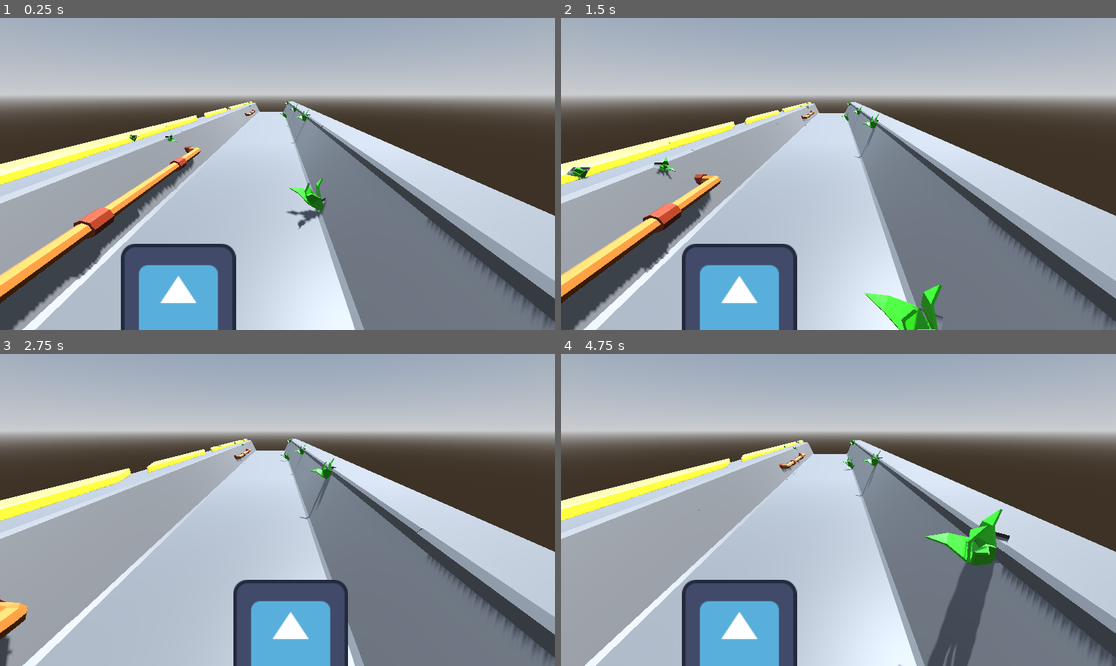
Above: before the commit, frames 1-4 (two rows, left to right).
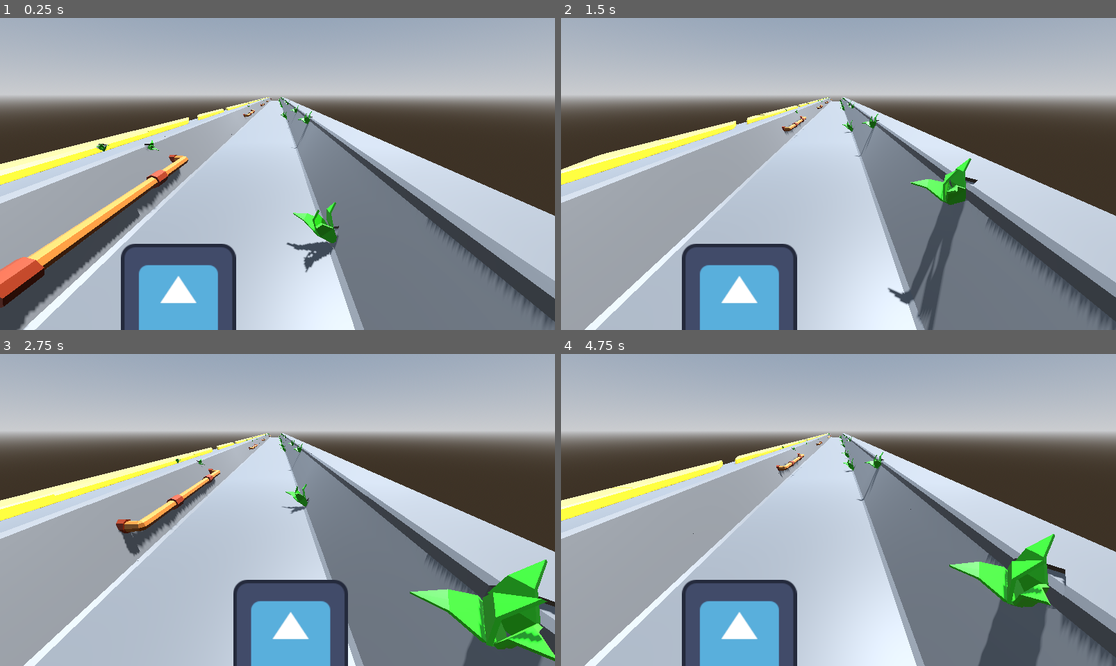
Above: after the commit, the same moments.

Repository: NahuelArrieta/RataSurfer
Game: Godot game, scene res://level/level.tscn
Two runs of this game, one before a commit and one after it. Both use one fixed random seed, a clock stepped at 60 frames per second and the inputs below. The engine's default icon, where the game draws it, is replaced by a stand-in: a white triangle on a blue panel in a dark square.
Inputs:
- Up to frame 1 (0.25 s): no input
- Up to frame 2 (1.5 s): hold Right (right) 0.53-1.28 s; hold Left (left) from 1.28 s (still down)
- Up to frame 3 (2.75 s): release Left (left) at 2.03 s; hold Right (right) from 2.03 s (still down)
- Up to frame 4 (4.75 s): release Right (right) at 3.53 s; hold Left (left) from 3.53 s (still down)

The runs differ from the first frame. In frame 1, 3.3% of the frame differs, in the area x 0-63%, y 25-100%; in frame 2, 8.8%, in the area x 0-100%, y 25-100%; in frame 3, 7.7%; in frame 4, 7.7%.

Commit message:
modules delete and spawn infinitely

Diff:
--- a/level/environment_module.gd
+++ b/level/environment_module.gd
@@ -1,7 +1,7 @@
 extends CharacterBody3D
 
 func _ready() -> void:
-	velocity = Vector3(0, 0, 10)
+	velocity = Vector3(0, 0, 30)
 
 func _physics_process(delta: float) -> void:
 	move_and_slide()
--- a/level/environment_module.tscn
+++ b/level/environment_module.tscn
@@ -4,3 +4,8 @@
 
 [node name="EnvironmentModule" type="CharacterBody3D"]
 script = ExtResource("1_fx73b")
+
+[node name="Timer" type="Timer" parent="."]
+autostart = true
+
+[connection signal="timeout" from="Timer" to="." method="_on_timer_timeout"]
--- a/level/level.tscn
+++ b/level/level.tscn
@@ -1,8 +1,7 @@
-[gd_scene load_steps=7 format=3 uid="uid://b02ld6vivyc5w"]
+[gd_scene load_steps=6 format=3 uid="uid://b02ld6vivyc5w"]
 
 [ext_resource type="PackedScene" uid="uid://5ylubghgfke4" path="res://entities/player.tscn" id="1_7lnir"]
 [ext_resource type="Script" uid="uid://cpkv3l4p88mu7" path="res://level/module_handler.gd" id="2_5gx2l"]
-[ext_resource type="PackedScene" uid="uid://dmj5ng1b4awrq" path="res://level/module_1.tscn" id="3_qohg2"]
 
 [sub_resource type="ProceduralSkyMaterial" id="ProceduralSkyMaterial_5gx2l"]
 sky_horizon_color = Color(0.662243, 0.671743, 0.686743, 1)
@@ -33,11 +32,7 @@
 [node name="ModuleHandler" type="Node3D" parent="."]
 script = ExtResource("2_5gx2l")
 
-[node name="Module1" parent="ModuleHandler" instance=ExtResource("3_qohg2")]
-transform = Transform3D(1, 0, 0, 0, 1, 0, 0, 0, 1, 0, 0, 30.8)
-
 [node name="Timer" type="Timer" parent="."]
-wait_time = 10.0
 autostart = true
 
 [connection signal="timeout" from="Timer" to="ModuleHandler" method="_on_timer_timeout"]
--- a/level/module_1.tscn
+++ b/level/module_1.tscn
@@ -6,3 +6,6 @@
 [node name="Module1" instance=ExtResource("1_qjg8y")]
 
 [node name="Modulo_001 (5)" parent="." index="0" instance=ExtResource("3_l7v3o")]
+
+[node name="Timer" parent="." index="1"]
+wait_time = 3.0
--- a/level/module_handler.gd
+++ b/level/module_handler.gd
@@ -5,14 +5,13 @@
 const MODULE_3 = preload("res://level/module_3.tscn")
 
 const MODULE_DEPTH := 30.8
-#const MODULE_DEPTH := 10
-
 
 var module_array := [MODULE_1, MODULE_2, MODULE_3]
 var marker : Marker3D
 
+
 func _ready() -> void:
-	_spawn_modules(5)
+	_spawn_modules(15)
 
 func _spawn_modules(n):
 	var z_position
@@ -22,7 +21,6 @@
 		z_position = 0
 
 	for i in range(n): # cambia 10 por la cantidad que quieras de inicio
-		print("spawning module on position: ", z_position)
 		var module_instance = module_array.pick_random().instantiate()
 		add_child(module_instance)
 		module_instance.global_position.z = z_position
@@ -35,7 +33,19 @@
 			marker.position.z -= MODULE_DEPTH
 
 
+func _on_timer_timeout() -> void:
+	var removed: int = 0
+	for child in get_children():
+		var module := child as Node3D
+		if !module:
+			continue
+
+		var z_position := module.global_position.z
+		if z_position > MODULE_DEPTH:
+			removed += 1
+			module.queue_free()
 
 
-func _on_timer_timeout() -> void:
-	_spawn_modules(2)
+	print(removed)
+	if removed > 0:
+		_spawn_modules(removed)
Binary file added: PowerVino.gif
Binary file added: art/PowerVino.gif
